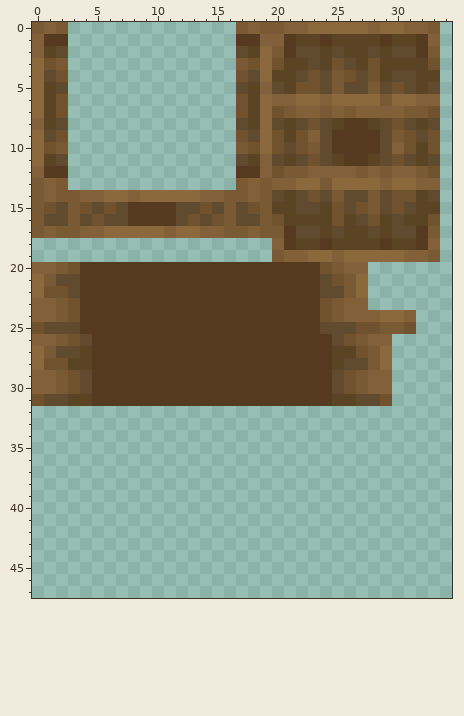
Pixel-art sprite -- src/assets/gauntlet/textures/decoration/mechanical/small_wodden_cog.png. The picture above was drawn from the file before the commit.
The file is 48x48 pixels. Shown: x 0..34, y 0..47.
And afterwards:
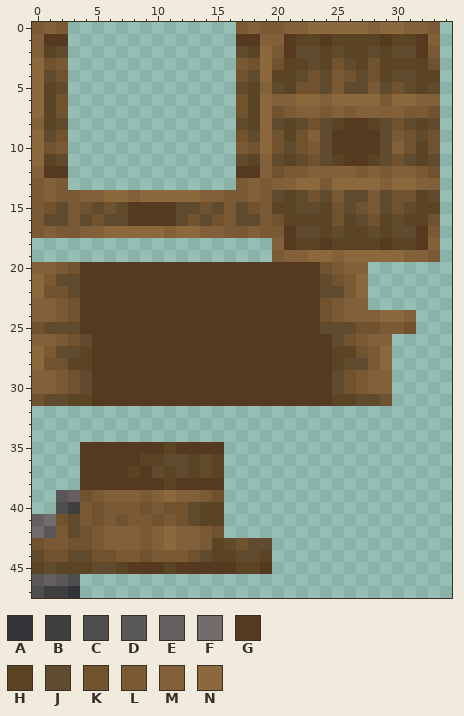
Palette (. is transparent): A #323337  B #3e3e41  C #4e4e4f  D #585656  E #646060  F #706c6b  G #553a1f  H #5a4424  J #614b2e  K #70522e  L #7a5a34  M #82613a  N #8c693d
Edits made:
Changed rows in their new state; - is an unchanged pixel.
first column x 0:
35 ----GGGGGGGHGGGG----
36 ----GGGGGHHJJHJH----
37 ----GGGGHGJHJHJH----
38 ----GGGGGGGHGGGG----
39 --DEKLMMMLMNMMLK----
40 --CBLKLLLKLKKJHH----
41 EFKJLKLKLLKLKJHH----
42 FDLJKLMMMLMNMMLK----
43 KLLKKLMMMLMNMMLHJKJJ
44 JKKJJKKLLKLLLKJHHJJH
45 HJHHHJJHGGGHGGGGGHHG
46 DEDC----------------
47 CBBA----------------
Changed places in both pictures, as pixel boxes (x1, y1, x2, y2):
added: (32, 442, 272, 598)
